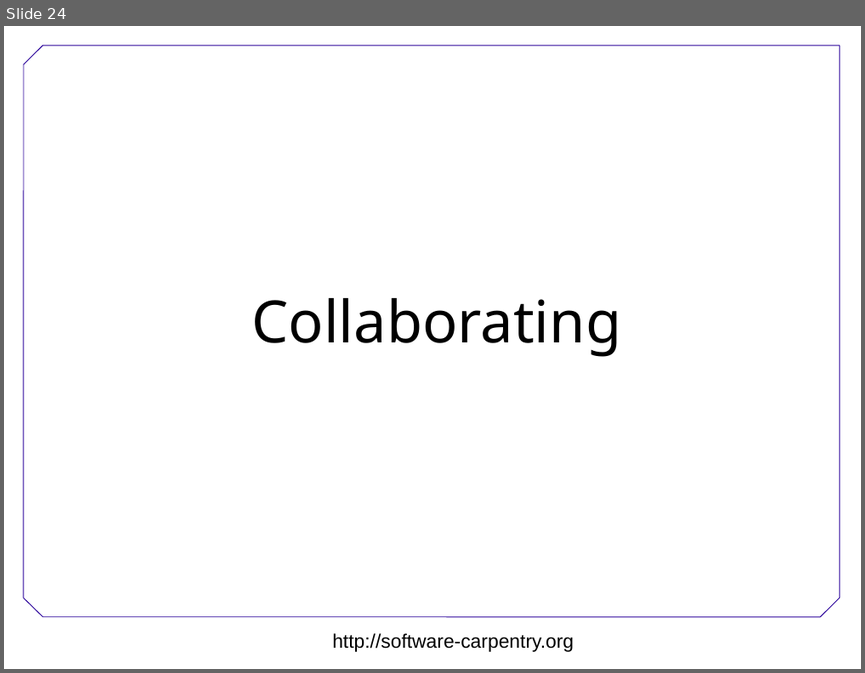
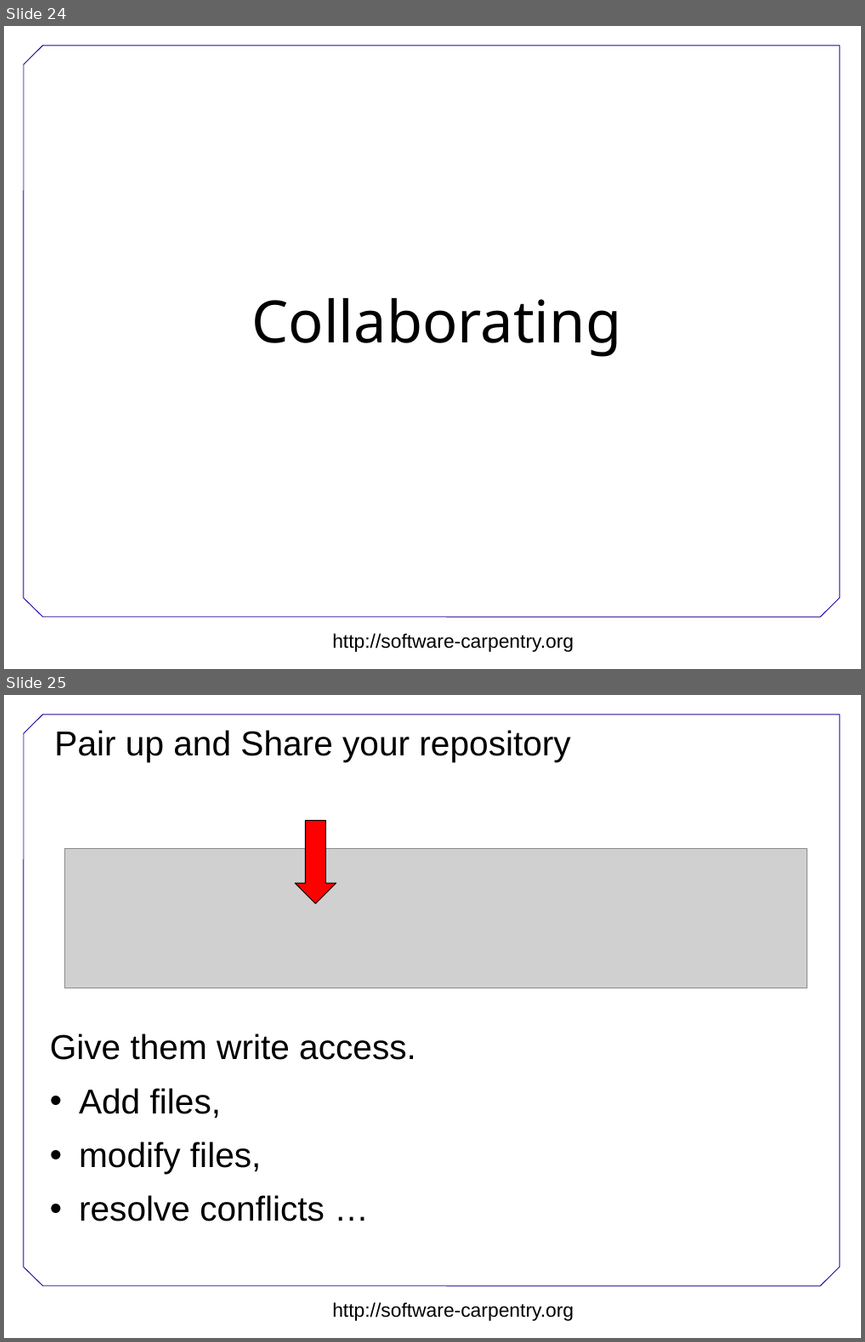
Before and after one commit to swcarpentry/DEPRECATED-boot-camps, a slide deck: version-control/Version-control.ppt. Shown one above the other, each under a label of ours: slide 24 before the commit, slides 24 and 25 after it. The pictures are 865x673 and 865x1342 pixels, drawn with LibreOffice and Linux fonts; fonts in the diff are those of the drawing; grey boxes stand for pictures; background and template pictures are left out. Boxes give left, top, right and bottom in pixels: in the first picture for what was removed or moved away, otherwise in the second. Text is boxed around its words. In the diff, an @@ line names an element or a change of style, - is before the commit and + after.

```diff
--- a/version-control/Version-control.ppt
+++ b/version-control/Version-control.ppt
@@ slide 25 added at [4,695,861,1338], background #FFFFFF; not listed: 8 template elements that a slide beside it also shows @@
@@ title added at [54,730,570,761], 32 pt, text #000000 @@
+Pair up and Share your repository
@@ down arrow added at [295,820,336,903], fill #FF0000, outline #000000 0.74 pt @@
@@ picture added at [65,848,807,988] @@
@@ text added at [50,1033,416,1221], 32 pt, text #000000 @@
+Give them write access.
+• Add files,
+• modify files,
+• resolve conflicts …
```
Also in this commit, not shown: 3 other slides added, 2 other files.
